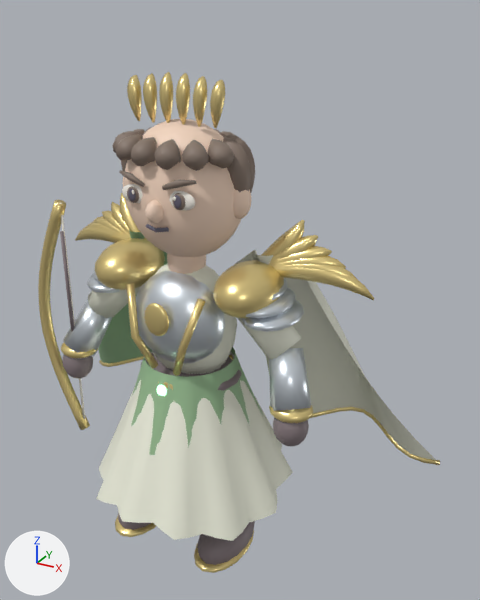
A saved change to the glTF model samkok/web/models/47-e3.glb.
Camera for both pictures: a camera (50 mm lens) standing at (2.1, -3.16, 3.43) and looking at (0.21, 0.28, 1.71). Arrows for +X, +Y and +Z are at lower left; the lights stay in place. The picture after the commit comes second.

In view in the first picture: '47_T3_Jade Huntress_Mesh'.
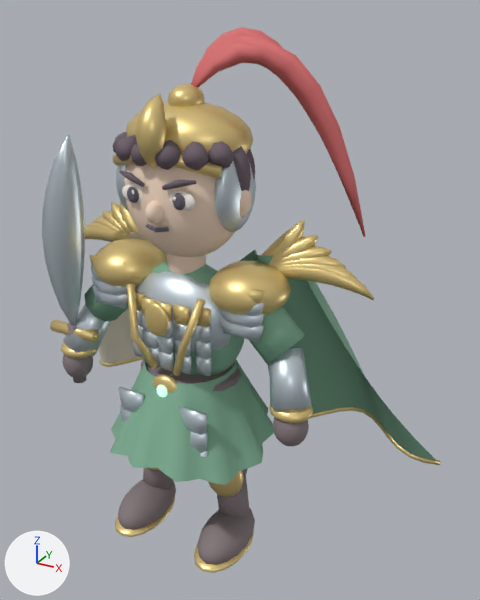
Edits to the bpy script that builds the scene:
```text
Add mat_silk_38704d_002:
    mat_silk_38704d_002 = principled_material('Silk 38704d.002')
    mat_silk_38704d_002.base_color = (0.22, 0.439, 0.302)  # green #81b195
    mat_silk_38704d_002.roughness = 0.72
Add mat_hair_251b22_002:
    mat_hair_251b22_002 = principled_material('Hair 251b22.002')
    mat_hair_251b22_002.base_color = (0.145, 0.106, 0.133)  # dark grey #6a5c66
    mat_hair_251b22_002.roughness = 0.72
Add mat_accent_e7d8ae_002:
    mat_accent_e7d8ae_002 = principled_material('Accent e7d8ae.002')
    mat_accent_e7d8ae_002.base_color = (0.906, 0.847, 0.682)  # pale yellow #f4edd7
    mat_accent_e7d8ae_002.roughness = 0.72
Change me_47_t3_jade_huntress_mesh:
    remove me_47_t3_jade_huntress_mesh.from_pydata(...)  # 10232 vertices, 18740 faces; spans x -1.5..1.5, y -0.68..0.97, z 0.02..3.12
    add me_47_t3_jade_huntress_mesh.from_pydata(...)  # 10308 vertices, 18880 faces; spans x -1.5..1.5, y -0.56..0.97, z 0.02..3.34
    me_47_t3_jade_huntress_mesh part 1: the loose piece of 176 vertices spanning x -0.31..0.31, y -0.32..0.12, z 1.4..2.0 is scaled about its middle by (1.26, 1.32, 0.667), then moved by (0.0, 0.16, 1.06), in mat_antique_gold_002 (yellow #e6cc88)
    me_47_t3_jade_huntress_mesh part 2: a new loose piece, a 10-sided cylinder along x spanning x -0.98..-0.62, y -0.218..-0.142, z 1.41..1.49, in mat_antique_gold_002 (yellow #e6cc88)
    me_47_t3_jade_huntress_mesh part 3: a new loose piece, a 10-sided cylinder along z spanning x -0.845..-0.755, y -0.223..-0.137, z 1.07..1.5, in mat_boot_leather_002 (grey #85787c)
    me_47_t3_jade_huntress_mesh part 4: the loose piece of 176 vertices spanning x -0.63..-0.29, y -0.2..0.26, z 1.88..1.99 is scaled about its middle by (0.441, 0.87, 4.18), then moved by (0.13, -0.02, 0.56)
    me_47_t3_jade_huntress_mesh part 5: the loose piece of 176 vertices spanning x 0.29..0.63, y -0.2..0.26, z 1.88..1.99 is scaled about its middle by (0.441, 0.87, 4.18), then moved by (-0.13, -0.02, 0.56)
    me_47_t3_jade_huntress_mesh part 6: the loose piece of 20 vertices spanning x 0.3..0.76, y -0.12..0.11, z 1.53..1.99 is rebuilt with 20 vertices and now spans x 0.28..0.78, y -0.15..0.13, z 1.51..2.01, in mat_silk_38704d_002 (green #81b195)
    me_47_t3_jade_huntress_mesh part 7: the loose piece of 20 vertices spanning x -0.76..-0.3, y -0.12..0.11, z 1.53..1.99 is rebuilt with 20 vertices and now spans x -0.78..-0.28, y -0.15..0.13, z 1.51..2.01, in mat_silk_38704d_002 (green #81b195)
    me_47_t3_jade_huntress_mesh part 8: 7 loose pieces with 738 vertices, spanning x -1.09..0.68, y -0.22..0.26, z 0.66..3.11, are deleted
    me_47_t3_jade_huntress_mesh part 9: 656 vertices moved from x -0.68..0.68, y -0.68..0.68, z 0.44..2.08 to x -0.67..0.67, y -0.56..0.56, z 0.77..2.08; 742 vertices removed from x -0.81..0.74, y -0.48..0.48, z 0.68..3.12; 1516 vertices added at x -0.94..0.95, y -0.38..0.49, z 0.81..3.34
    me_47_t3_jade_huntress_mesh part 10: 996 faces spanning x -0.56..1.49, y -0.56..0.95, z 0.55..2.13 switch from mat_silk_e0e3bf_002 (white #f1f2e0) to mat_silk_38704d_002 (green #81b195)
    me_47_t3_jade_huntress_mesh part 11: 330 faces spanning x -1.49..-0.2, y 0.07..0.95, z 0.55..2.13 switch from mat_accent_52844a_002 (greyish green #9abf93) to mat_accent_e7d8ae_002 (pale yellow #f4edd7)
    me_47_t3_jade_huntress_mesh part 12: 2160 faces spanning x -0.43..0.43, y -0.33..0.33, z 2.39..2.8 switch from mat_hair_3d2e25_002 (brown #86766a) to mat_hair_251b22_002 (dark grey #6a5c66)
    add me_47_t3_jade_huntress_mesh.materials.append(mat_horsehair_crest_002)  # pink #dd7172
```

Pixel boxes (x1, y1, x2, y2) of what changed, in the pictures (480 x 600 px; the box of a moved part takes in the faces that stretch with it):
'47_T3_Jade Huntress_Mesh', reshaped (9% taller): before (38, 72, 440, 573); after (42, 27, 440, 573)
part 1 of me_47_t3_jade_huntress_mesh, moved or reshaped: before (136, 271, 225, 363); after (126, 102, 253, 155)
part 2 of me_47_t3_jade_huntress_mesh, added (yellow): after (50, 320, 99, 343)
part 3 of me_47_t3_jade_huntress_mesh, added: after (67, 323, 87, 383)
part 4 of me_47_t3_jade_huntress_mesh, moved or reshaped (not visible before): after (116, 165, 130, 213)
part 5 of me_47_t3_jade_huntress_mesh, moved or reshaped (mostly hidden before): before (272, 279, 287, 300); after (214, 161, 256, 232)
part 6 of me_47_t3_jade_huntress_mesh, rebuilt: before (238, 318, 302, 359); after (249, 306, 305, 364)
part 7 of me_47_t3_jade_huntress_mesh, rebuilt: before (88, 287, 140, 318); after (84, 285, 128, 321)
part 8 of me_47_t3_jade_huntress_mesh, deleted: before (38, 73, 296, 430)
part 9 of me_47_t3_jade_huntress_mesh, moved or reshaped: before (60, 72, 304, 455); after (42, 27, 366, 457)
part 10 of me_47_t3_jade_huntress_mesh, recoloured: before (96, 249, 436, 541); after (110, 249, 436, 485)
part 11 of me_47_t3_jade_huntress_mesh, recoloured: (98, 229, 167, 364) in both
part 12 of me_47_t3_jade_huntress_mesh, recoloured (brown to dark grey): (113, 132, 255, 210) in both
